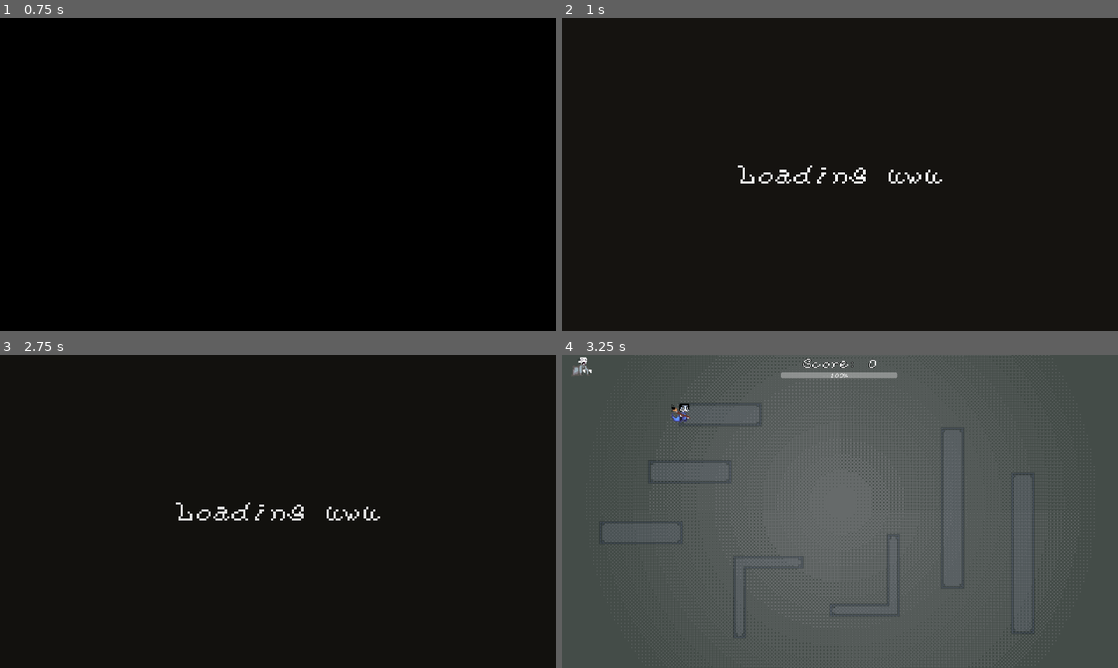
Above: before the commit, frames 1-4 (two rows, left to right).
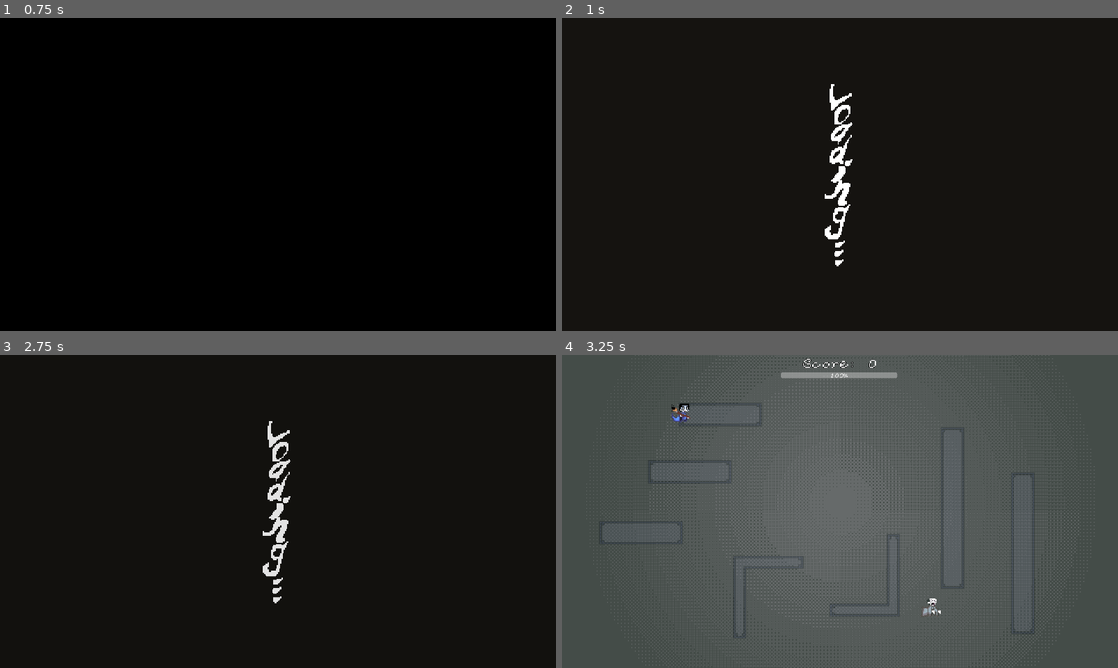
Above: after the commit, the same moments.

Repository: wintermute-cell/wmj25
Game: Godot game, scene res://scenes/main_menu.tscn
The game is run twice, just before and just after one commit, with the same random seed, the same clock (stepped at 60 frames per second) and the same inputs. Sound files missing from this copy of the repository are replaced by a short silence.
Inputs (mouse positions are in pixels of both pictures, inside the frame that each line leads up to):
- Up to frame 1 (0.75 s): click "Start Game" at 0.5 s
- Up to frame 2 (1 s): no input
- Up to frame 3 (2.75 s): tap Enter at 1.25 s; move the mouse to (400, 495) at 1.27 s; hold D (right) 1.28-2.03 s; click (400, 495) at 1.42 s; tap Space at 2 s; move the mouse to (166, 527) at 2.02 s; hold S (down) from 2.03 s (still down)
- Up to frame 4 (3.25 s): move the mouse to (895, 442) at 2.77 s; release S (down) at 2.78 s; hold D (right) from 2.78 s (still down)

Frame 1 is identical in both runs. In frame 2, 1.3% of the frame differs, in the area x 31-69%, y 21-80%; in frame 3, 1.3%; in frame 4, 0.2%.

Commit message:
new loadscreen

Diff:
--- a/godot_project/scenes/game.tscn
+++ b/godot_project/scenes/game.tscn
@@ -54,6 +54,7 @@
 stretch_shrink = 3
 
 [node name="SubViewport" type="SubViewport" parent="CanvasLayer/SubViewportContainer"]
+handle_input_locally = false
 snap_2d_transforms_to_pixel = true
 canvas_item_default_texture_filter = 0
 size = Vector2i(640, 360)
@@ -159,6 +160,7 @@
 texture = ExtResource("8_264po")
 
 [node name="Enemy" parent="CanvasLayer/SubViewportContainer/SubViewport" instance=ExtResource("10_dinhu")]
+position = Vector2(447.00003, 306.6667)
 
 [node name="PaintCollisionManager" type="Node2D" parent="CanvasLayer/SubViewportContainer/SubViewport" node_paths=PackedStringArray("brush", "wall_root")]
 script = ExtResource("11_37s47")
--- a/godot_project/scenes/loading_screen.tscn
+++ b/godot_project/scenes/loading_screen.tscn
@@ -1,7 +1,8 @@
-[gd_scene load_steps=4 format=3 uid="uid://dadiby04sgeut"]
+[gd_scene load_steps=5 format=3 uid="uid://dadiby04sgeut"]
 
 [ext_resource type="FontFile" uid="uid://chmwnlscs8x44" path="res://adventurers_scribbles.ttf" id="1_ep5rh"]
 [ext_resource type="Script" uid="uid://cyjmr4jhmggw7" path="res://scripts/ui/loading_screen.gd" id="1_hprjd"]
+[ext_resource type="Texture2D" uid="uid://c6tl44qq3wat5" path="res://sprites/loading_text.png" id="3_ku3bi"]
 
 [sub_resource type="LabelSettings" id="LabelSettings_hprjd"]
 font = ExtResource("1_ep5rh")
@@ -39,6 +40,12 @@
 layout_mode = 2
 
 [node name="Label" type="Label" parent="Control/CenterContainer/VBoxContainer"]
+visible = false
 layout_mode = 2
 text = "Loading uwu"
 label_settings = SubResource("LabelSettings_hprjd")
+
+[node name="Sprite2D" type="Sprite2D" parent="Control/CenterContainer"]
+position = Vector2(960, 540)
+scale = Vector2(4, 4)
+texture = ExtResource("3_ku3bi")
Binary file added: godot_project/sprites/loading_text.png
Not shown, added: godot_project/sprites/loading_text.png.import
